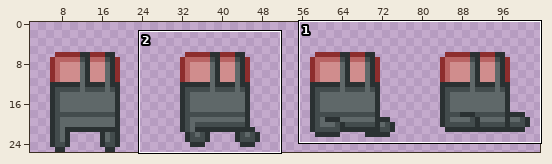
File history of a sprite sheet, assets/image/player/body/body_jumping.png. The first picture is a wide view before the edit; the outline marks the close-up.
Close-up. Before the edit:
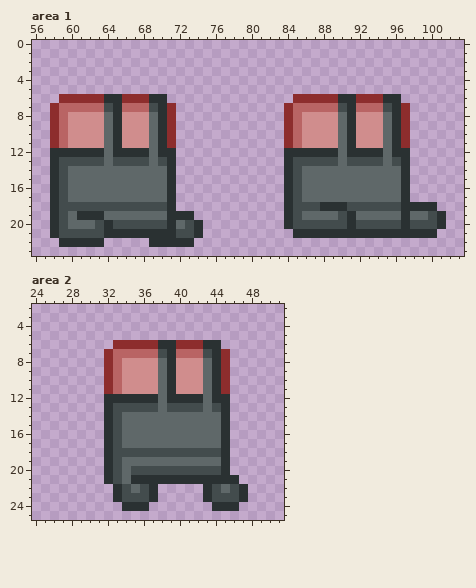
The file is 104x26 pixels. Shown: area 1: x 56..103, y 0..23; area 2: x 24..51, y 2..25. The wide view leaves out empty margins.
The same view after the edit:
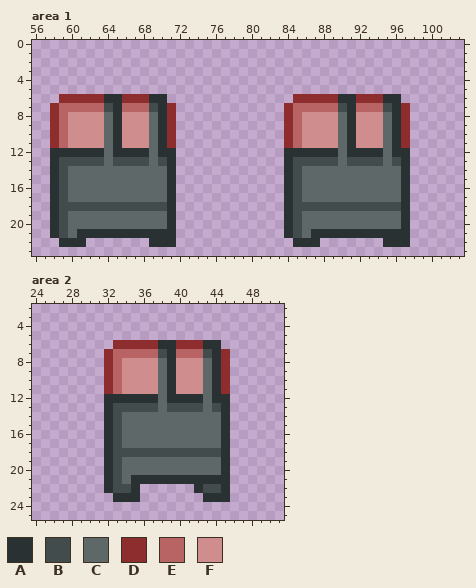
Palette (. is transparent): A #2a3132  B #434c4d  C #5f6869  D #8d2d2d  E #b96464  F #d08d8d
The author wrote: Player body jumping animation, animator configuration
Diff:
--- area 1
@@ x 56..103 @@
 17 ..ABCCCCCCCCCCCA............ABCCCCCCCCCCCA......
-18 ..ABBBBBBBBBBBBA............ABBBAAABBBBBBAAAA...
-19 ..ABCAAACCCCCCCAAA..........ABCCCCBACCCCCACCBA..
-20 ..ABCCCBABBBBBBACBA.........ABBBBBBABBBBBABBBA..
-21 ..ABBBBBAAAAAAAABBA..........AAAAAAAAAAAAAAAA...
-22 ...AAAAA.....AAAAA..............................
+18 ..ABBBBBBBBBBBBA............ABBBBBBBBBBBBA......
+19 ..ABCCCCCCCCCCCA............ABCCCCCCCCCCCA......
+20 ..ABCCCCCCCCCCCA............ABCCCCCCCCCCCA......
+21 ..ABCAAAAAAAAAAA............ABCAAAAAAAAAAA......
+22 ...AAA.......AAA.............AAA.......AAA......
 23 ................................................
--- area 2
@@ x 24..51 @@
 19 ........ABCCCCCCCCCCCA......
-20 ........ABCBBBBBBBBBBA......
-21 ........ABCAAAAAAAAAAAA.....
-22 .........ABCBA.....ABCBA....
-23 .........ABBBA.....ABBBA....
-24 ..........AAA.......AAA.....
+20 ........ABCCCCCCCCCCCA......
+21 ........ABCAAAAAAAAAAA......
+22 ........ABBA......ABBA......
+23 .........AAA.......AAA......
+24 ............................
 25 ............................
Boxes around the changes in both close-ups, in picture pixels (x1, y1, x2, y2):
changed: (284, 202, 446, 247)
changed: (68, 211, 203, 247)
changed: (104, 466, 248, 511)
